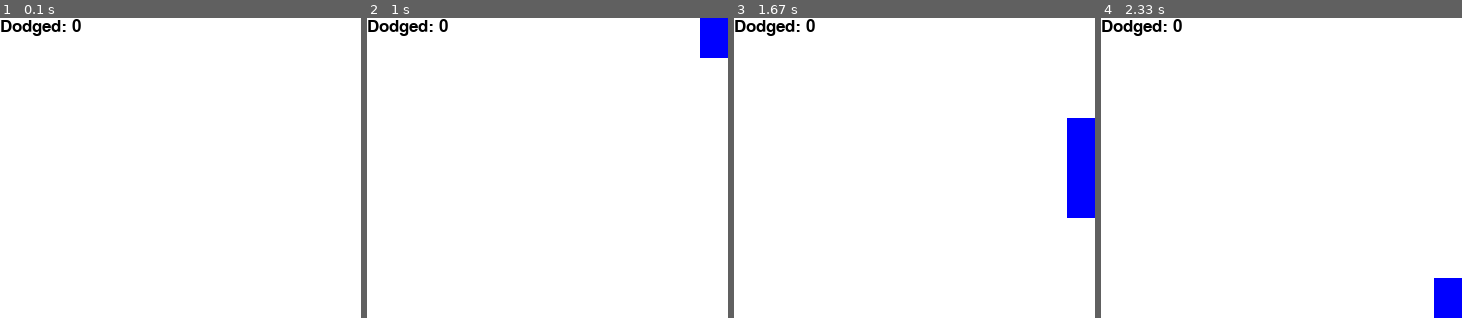
Above: before the commit, frames 1-4 (left to right).
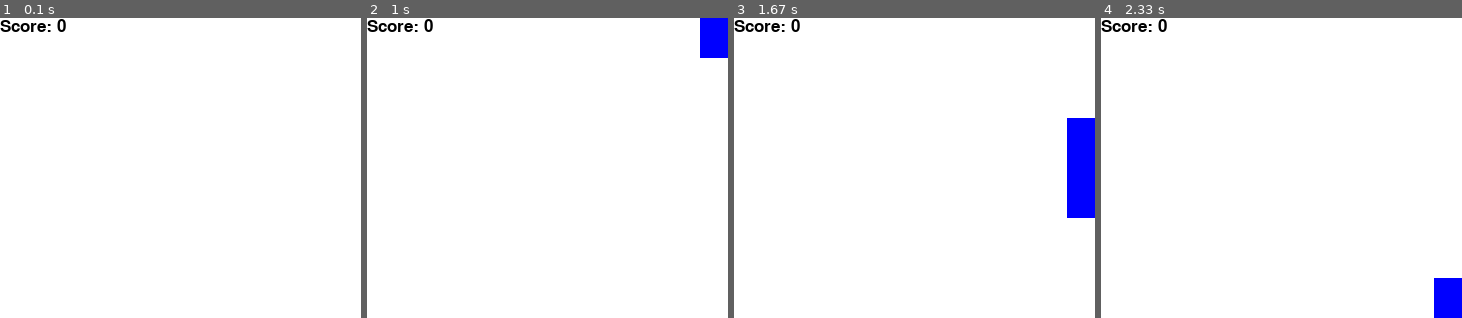
Above: after the commit, the same moments.

Repository: davidjamesbutton/pygame-sentdex
Game: pygame game, started from main.py
Two runs of this game, one before a commit and one after it. Both use one fixed random seed, a clock stepped at 60 frames per second and the inputs below.
Inputs:
- Up to frame 1 (0.1 s): no input
- Up to frame 2 (1 s): hold Right 0.33-0.8 s; hold Right from 0.83 s (still down)
- Up to frame 3 (1.67 s): release Right at 1.3 s; hold Left from 1.33 s (still down)
- Up to frame 4 (2.33 s): release Left at 1.87 s; hold Left 1.9-2.3 s
The pictures show only the part of the screen within x 0-50%, y 0-50%; the shares and areas given below are measured in that part.

The runs differ from the first frame. In frame 1, 0.5% of the frame differs, in the area x 0-23%, y 0-6%; in frame 2, 0.5%; in frame 3, 0.5%; in frame 4, 0.5%.

Commit message:
Refactor

Diff:
--- a/main.py
+++ b/main.py
@@ -22,41 +22,40 @@
 
 car_img = pygame.image.load('racecar.png')
 
+def draw_background():
+    game_display.fill(COLOUR_WHITE)
+
 def draw_block(block_rect):
     pygame.draw.rect(game_display, COLOUR_BLUE, block_rect)
 
 def draw_car(car_rect):
     game_display.blit(car_img, car_rect)
 
-def draw_blocks_dodged(count):
+def draw_score(count):
     font = pygame.font.SysFont(None, 25)
-    text = font.render(f'Dodged: {count}', True, COLOUR_BLACK)
+    text = font.render(f'Score: {count}', True, COLOUR_BLACK)
     game_display.blit(text, (0, 0))
 
 def crash():
-    message_display('You Crashed')
+    # Run synchronously to ensure display has updated before pausing
+    # https://stackoverflow.com/questions/55881619/sleep-doesnt-work-where-it-is-desired-to/55882173
+    run_sync(lambda: draw_large_message('You crashed!'))
+
+    time.sleep(2)
+    game_loop()
 
 def run_sync(func):
     thread = threading.Thread(target=func)
     thread.start()
     thread.join()
 
-def message_display(text):
-    large_text = pygame.font.Font('freesansbold.ttf', 115)
-    text_surf, text_rect = text_objects(text, large_text)
+def draw_large_message(text):
+    font = pygame.font.Font('freesansbold.ttf', 115)
+    text_surface = font.render(text, True, COLOUR_BLACK)
+    text_rect = text_surface.get_rect()
     text_rect.center = (DISPLAY_WIDTH / 2, DISPLAY_HEIGHT / 2)
-    game_display.blit(text_surf, text_rect)
-
-    # Run synchronously to ensure display has updated before pausing
-    # https://stackoverflow.com/questions/55881619/sleep-doesnt-work-where-it-is-desired-to/55882173
-    run_sync(lambda: pygame.display.update())
-
-    time.sleep(2)
-    game_loop()
-
-def text_objects(text, font):
-    text_surface = font.render(text, True, COLOUR_BLACK)
-    return text_surface, text_surface.get_rect()
+    game_display.blit(text_surface, text_rect)
+    pygame.display.update()
 
 def game_loop():
     car_rect = car_img.get_rect()
@@ -70,7 +69,7 @@
     block_rect = pygame.Rect(block_pos_left, block_pos_top, block_width, block_height)
     block_speed = 4
 
-    dodged = 0
+    score = 0
 
     while True:
 
@@ -104,7 +103,7 @@
         # Block below display
         if block_rect.top > DISPLAY_HEIGHT:
             # Increment score
-            dodged += 1
+            score += 1
             # Increase difficulty
             block_speed += 0.3
             block_rect.inflate_ip(5, 0)
@@ -118,10 +117,10 @@
 
         ### DRAW GAME STATE
 
-        game_display.fill(COLOUR_WHITE)
+        draw_background()
         draw_car(car_rect)
         draw_block(block_rect)
-        draw_blocks_dodged(dodged)
+        draw_score(score)
 
         pygame.display.update()
 
